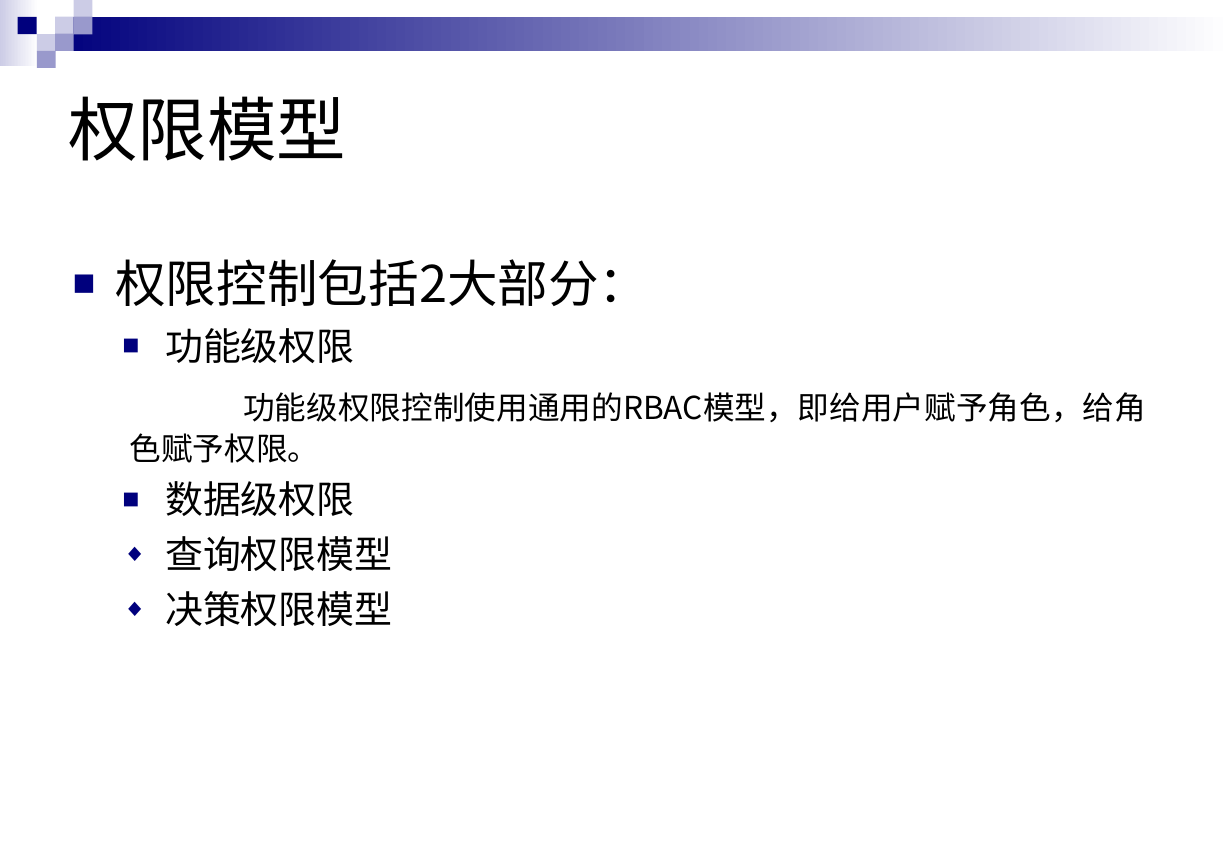
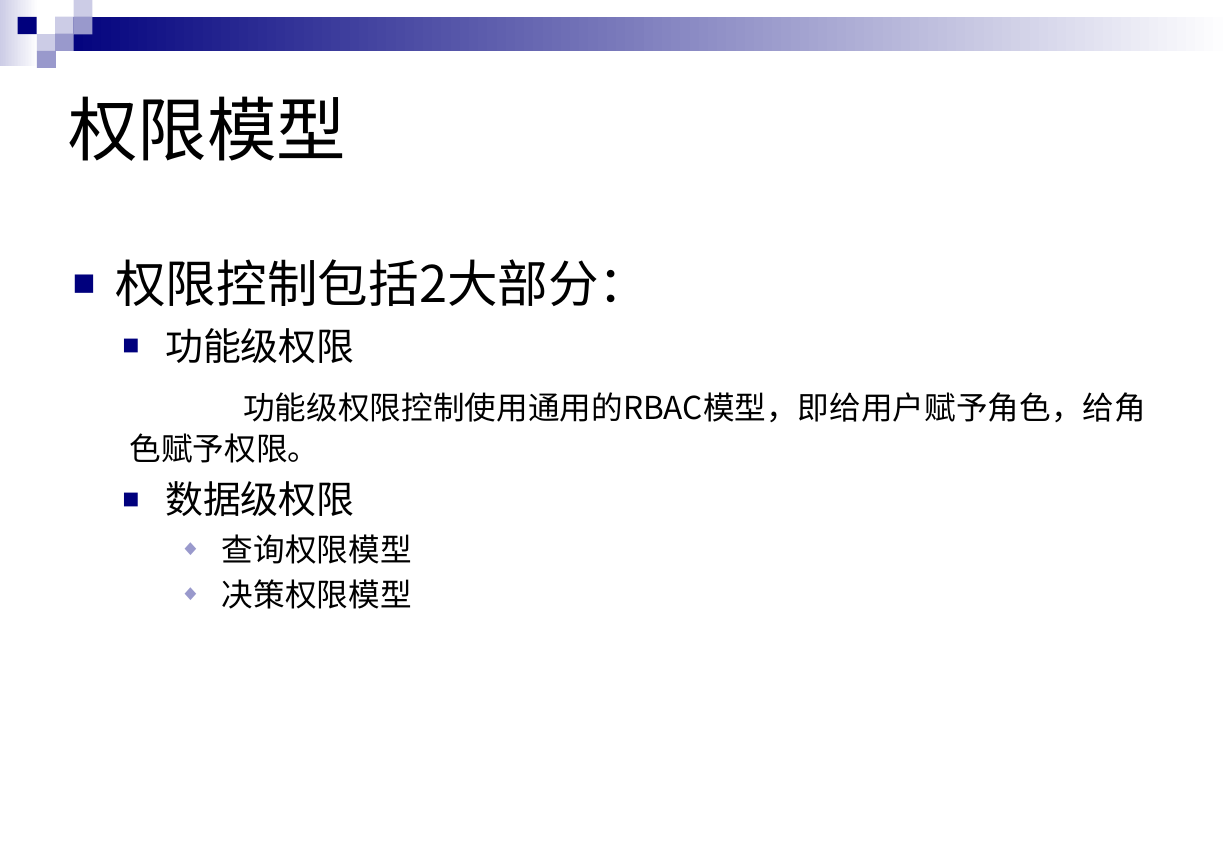
Before and after one commit to litongbupt/iframework, a slide deck: slide 11 of doc/权限模型.ppt. Drawn at 1232x853 pixels with LibreOffice and Linux fonts; fonts in the diff are those of the drawing. Boxes give left, top, right and bottom in pixels: in the first picture for what was removed or moved away, otherwise in the second. Text is boxed around its words. In the diff, an @@ line names an element or a change of style, - is before the commit and + after.

Commit message:
绮剧畝PPT

```diff
--- a/doc/权限模型.ppt
+++ b/doc/权限模型.ppt
@@ text at (222,534,412,609): size 24 to 20 pt in "查询权限模型", "决策权限模型"; list level 3 to 4 in "查询权限模型"; bullet colour #00007D to #9999CC; list level 3 to 4 in "决策权限模型" @@
```
